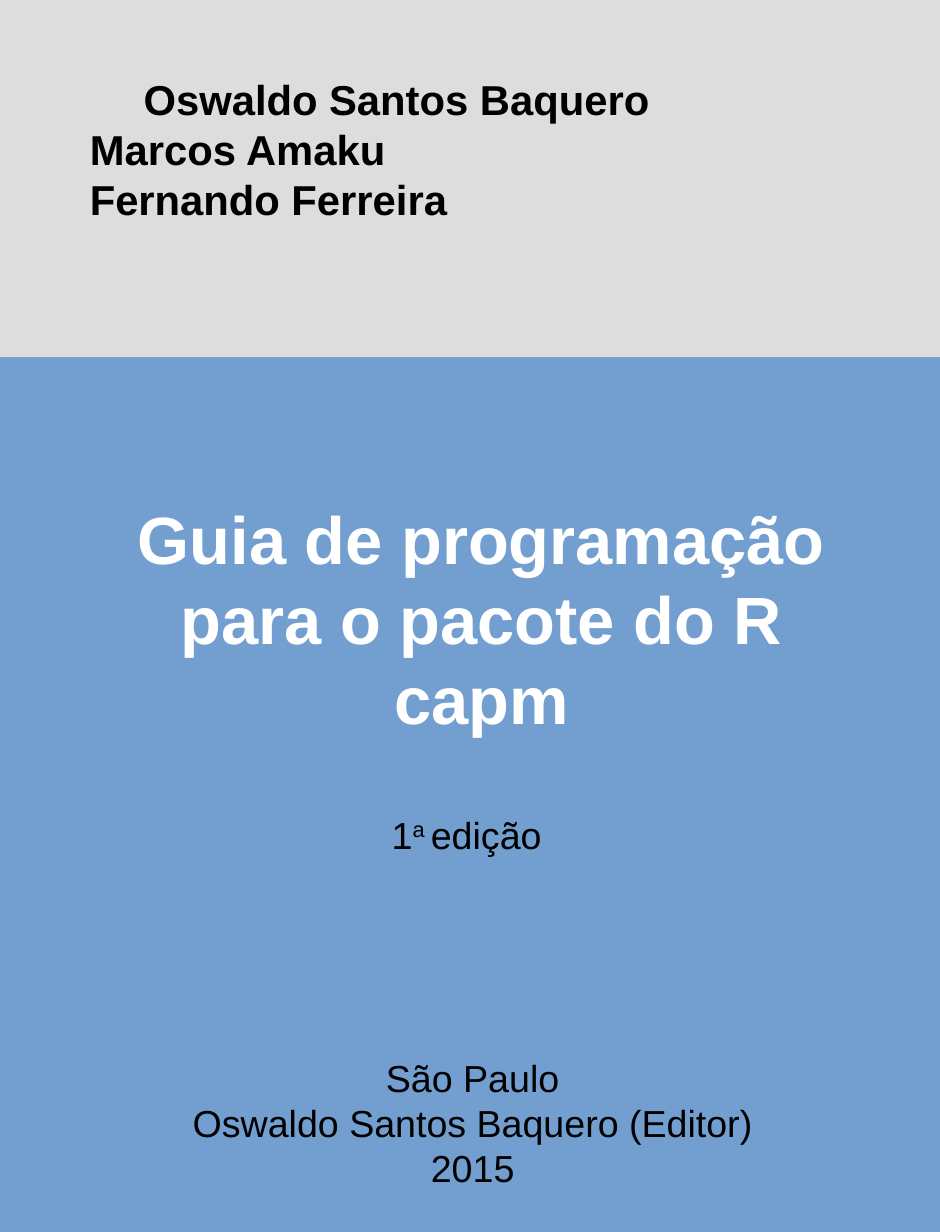
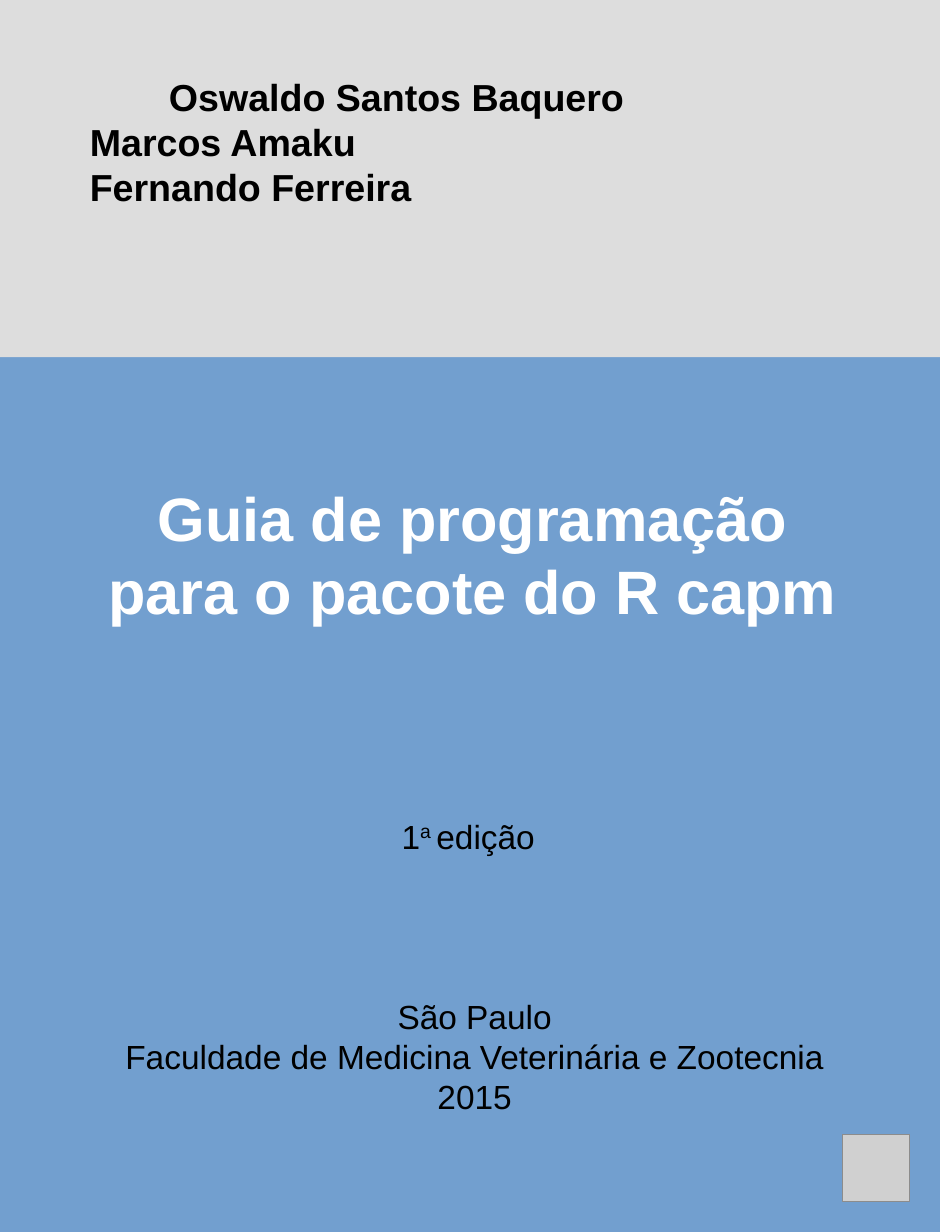
Before and after one commit to eduardocpacheco99/guia-de-programacao-para-o-pacote-do-r-capm, a slide deck: slide 1 of cover.odp. Drawn at 940x1232 pixels with LibreOffice and Linux fonts; fonts in the diff are those of the drawing; grey boxes stand for pictures. Boxes give left, top, right and bottom in pixels: in the first picture for what was removed or moved away, otherwise in the second. Text is boxed around its words. In the diff, an @@ line names an element or a change of style, - is before the commit and + after.

```diff
--- a/cover.odp
+++ b/cover.odp
@@ text "Oswaldo Santos Baquero" at box(90, 83, 624, 202): size 60 to 54 pt @@
@@ text "Guia de programação para o ...": place and size @@
-text "Guia de programação para o ..." at box(138, 515, 824, 737)
+text "Guia de programação para o ..." at box(109, 496, 836, 625)
@@ text "Guia de programação para o ..." at box(109, 496, 836, 625): size 96 to 88 pt @@
@@ text "1a edição" at box(436, 824, 534, 856): size 54 to 48 pt @@
@@ text "São Paulo": place and size @@
-text "São Paulo" at box(193, 1064, 752, 1183)
+text "São Paulo" at box(125, 1004, 824, 1110)
@@ text at box(398, 1004, 551, 1110): size 54 to 48 pt in "São Paulo", "2015" @@
@@ text at box(125, 1044, 824, 1070): text changed; size 54 to 48 pt @@
-Oswaldo Santos Baquero (Editor)
+Faculdade de Medicina Veterinária e Zootecnia
@@ picture added at box(843, 1135, 909, 1202) @@
```
Also in this commit, not shown: 8 other files.
